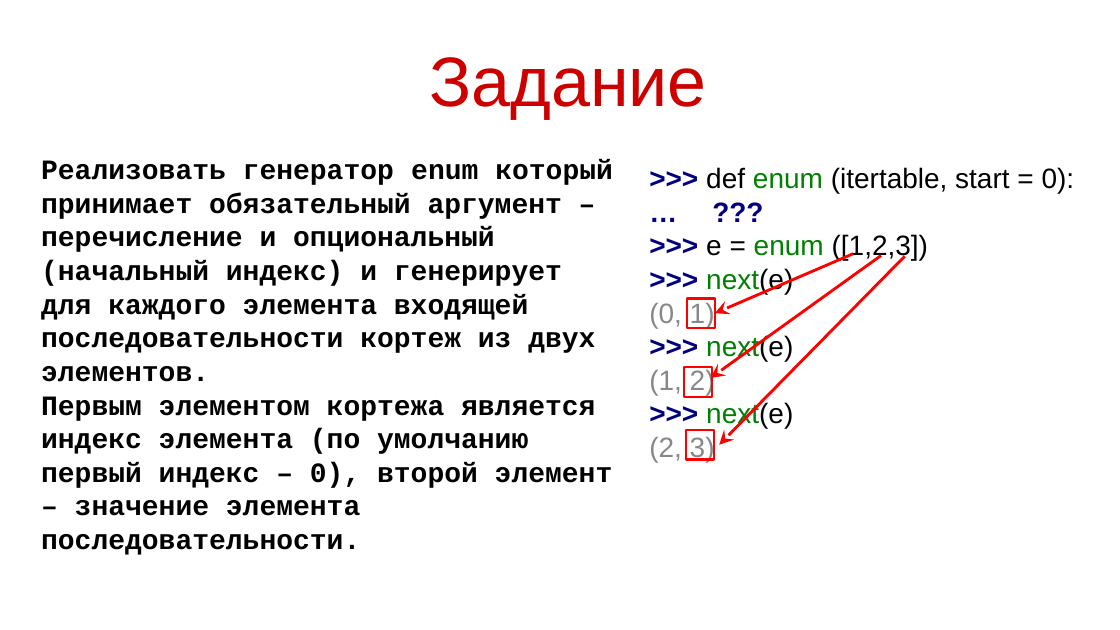
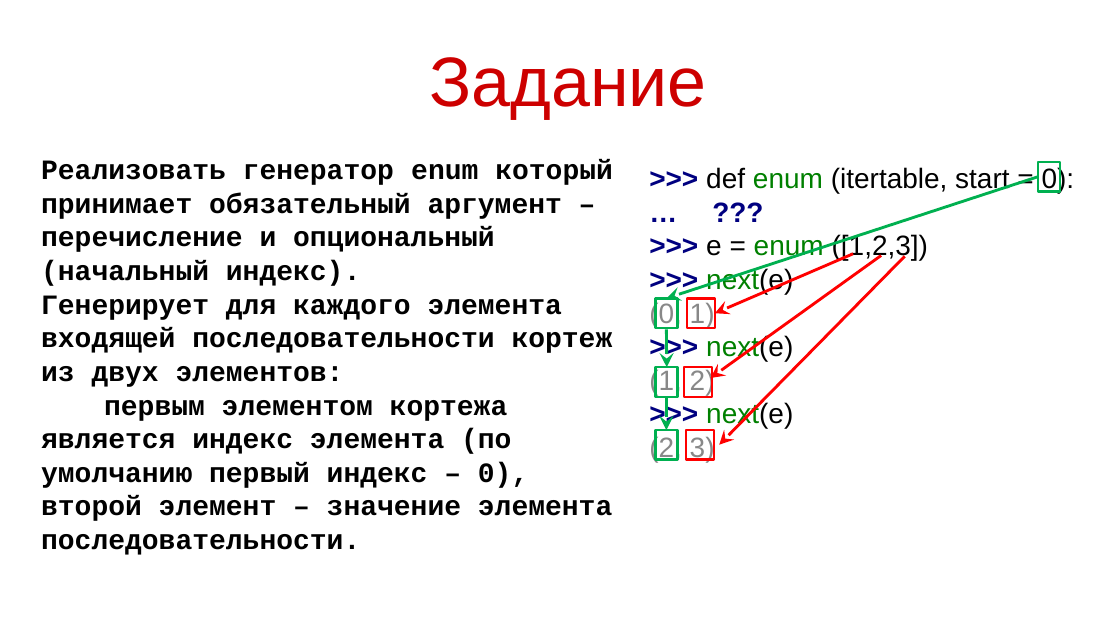
Before and after one commit to maxchv/LearnPython, a slide deck: slide 8 of week10/decorators.pptx. Drawn at 1120x630 pixels with LibreOffice and Linux fonts; fonts in the diff are those of the drawing. Boxes give left, top, right and bottom in pixels: in the first picture for what was removed or moved away, otherwise in the second. Text is boxed around its words. In the diff, an @@ line names an element or a change of style, - is before the commit and + after.

```diff
--- a/week10/decorators.pptx
+++ b/week10/decorators.pptx
@@ text at <box>41,159,613,555</box>: text changed @@
-Реализовать генератор enum который принимает обязательный аргумент – перечисление и опциональный (начальный индекс) и генерирует для каждого элемента входящей последовательности кортеж из двух элементов.
-Первым элементом кортежа является индекс элемента (по умолчанию первый индекс – 0), второй элемент – значение элемента последовательности.
+Реализовать генератор enum который принимает обязательный аргумент – перечисление и опциональный (начальный индекс).
+Генерирует для каждого элемента входящей последовательности кортеж из двух элементов:
+первым элементом кортежа является индекс элемента (по умолчанию первый индекс – 0), второй элемент – значение элемента последовательности.
@@ arrow added from (1038, 177) to (666, 299), #00B050 3.25 pt @@
@@ rectangle added at <box>1038,162,1060,191</box>, outline #00B050 3 pt @@
@@ rectangle added at <box>656,299,678,328</box>, outline #00B050 3 pt @@
@@ arrow added from (666, 329) to (666, 367), #00B050 3.25 pt @@
@@ rectangle added at <box>656,367,678,397</box>, outline #00B050 3 pt @@
@@ arrow added from (666, 397) to (666, 430), #00B050 3.25 pt @@
@@ rectangle added at <box>655,430,677,460</box>, outline #00B050 3 pt @@
```
Also in this commit, not shown: 6 other slides changed, 1 slide added, 1 other file.
